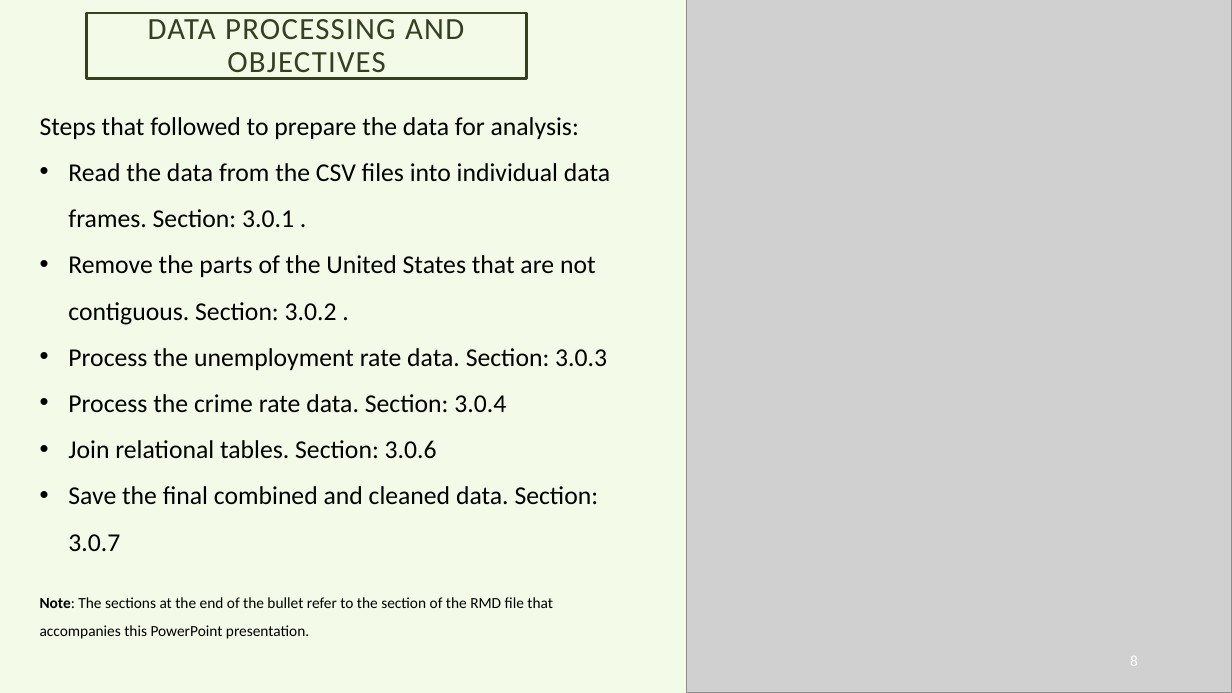
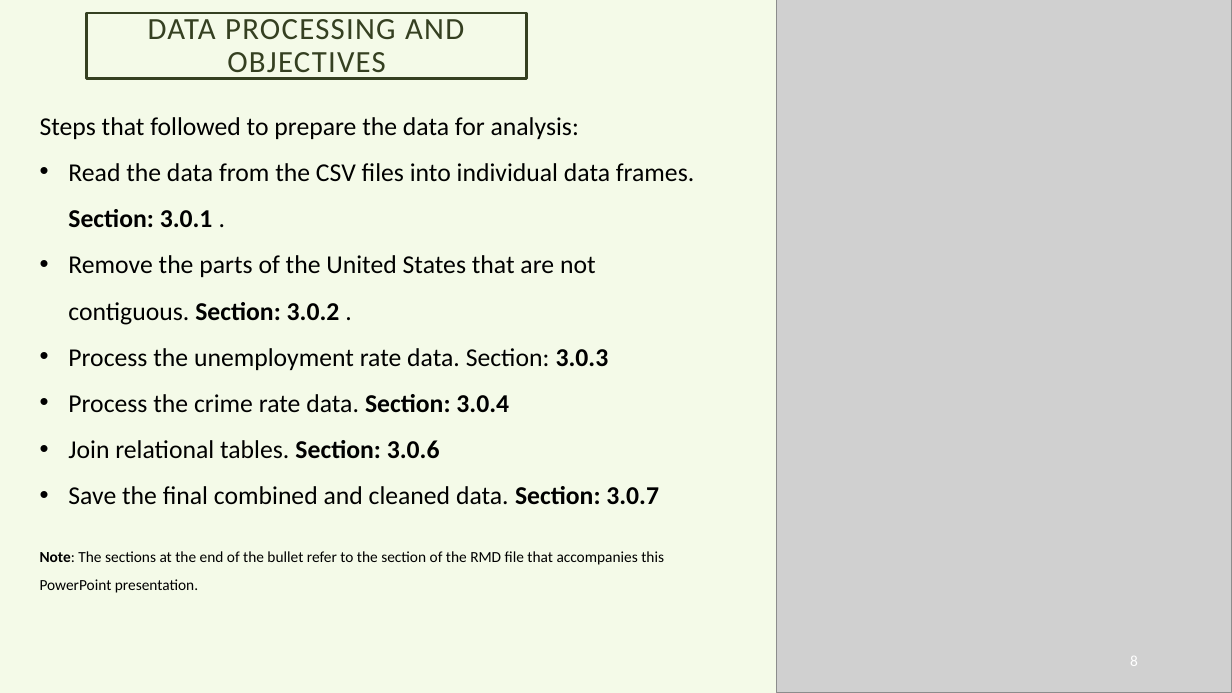
Before and after one commit to HeinoPortfolio/MS_Comp_Sci, a slide deck: slide 8 of 3 Data Visualization/Assignment Files/Final Project/Final Project Files Good Copies/Matthew Heino DSCI 605 Final Report.pptx. Drawn at 1232x693 pixels with LibreOffice and Linux fonts; fonts in the diff are those of the drawing; grey boxes stand for pictures. Boxes give left, top, right and bottom in pixels: in the first picture for what was removed or moved away, otherwise in the second. Text is boxed around its words. In the diff, an @@ line names an element or a change of style, - is before the commit and + after.

```diff
--- a/3 Data Visualization/Assignment Files/Final Project/Final Project Files Good Copies/Matthew Heino DSCI 605 Final Report.pptx
+++ b/3 Data Visualization/Assignment Files/Final Project/Final Project Files Good Copies/Matthew Heino DSCI 605 Final Report.pptx
@@ picture: place and size @@
-picture at (687, 0, 1232, 693)
+picture at (776, 0, 1232, 693)
@@ text at (68, 163, 694, 505): bold on in "Section: 3.0.1", "Section: 3.0.2", "3.0.3", "Section: 3.0.4" and 2 more places @@
```
Also in this commit, not shown: 6 other slides changed, 6 slides added, 1 slide removed.
